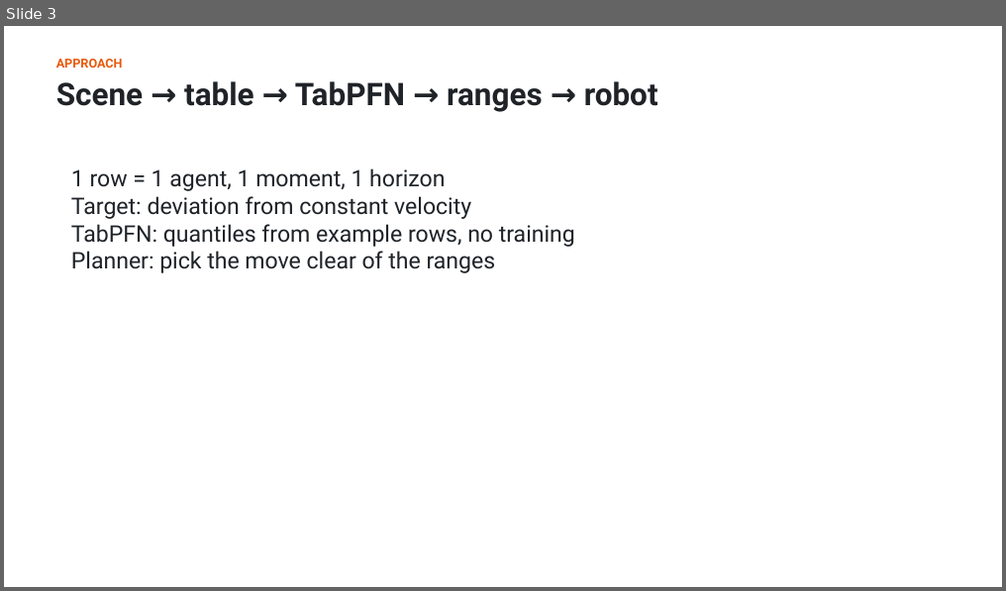
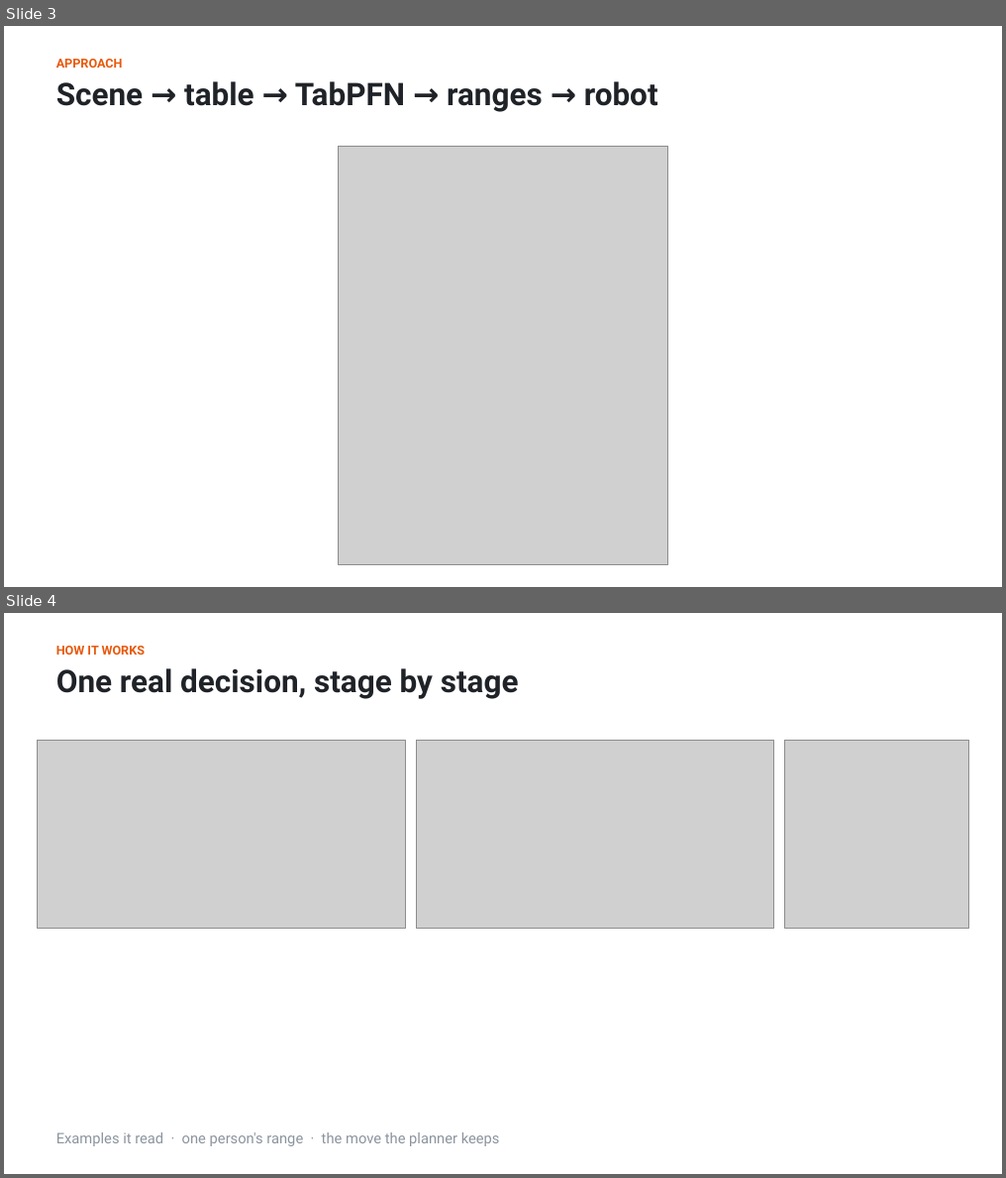
Before and after one commit to shiinalight/Foresight, a slide deck: deck/Foresight.pptx. Shown one above the other, each under a label of ours: slide 3 before the commit, slides 3 and 4 after it. The pictures are 1006x591 and 1006x1178 pixels, drawn with LibreOffice and Linux fonts; fonts in the diff are those of the drawing; grey boxes stand for pictures. Boxes give left, top, right and bottom in pixels: in the first picture for what was removed or moved away, otherwise in the second. Text is boxed around its words. In the diff, an @@ line names an element or a change of style, - is before the commit and + after.

```diff
--- a/deck/Foresight.pptx
+++ b/deck/Foresight.pptx
@@ slide 4 added at (x1=4, y1=613, x2=1002, y2=1174), background #FFFFFF @@
@@ text added at (x1=56, y1=646, x2=145, y2=655), 12 pt, text #E8590C, bold @@
+HOW IT WORKS
@@ text added at (x1=56, y1=668, x2=519, y2=699), 30 pt, text #1F2328, bold @@
+One real decision, stage by stage
@@ picture added at (x1=37, y1=741, x2=405, y2=928) @@
@@ picture added at (x1=417, y1=741, x2=773, y2=928) @@
@@ picture added at (x1=785, y1=741, x2=969, y2=928) @@
@@ text added at (x1=56, y1=1133, x2=500, y2=1147), 14 pt, text #8B949E @@
+Examples it read · one person's range · the move the planner keeps
@@ slide 3 changed as well @@
@@ text removed at (x1=71, y1=169, x2=575, y2=274) @@
-1 row = 1 agent, 1 moment, 1 horizon
-Target: deviation from constant velocity
-TabPFN: quantiles from example rows, no training
-Planner: pick the move clear of the ranges
@@ picture added at (x1=338, y1=146, x2=668, y2=565) @@
```
Also in this commit, not shown: 3 other slides changed, 8 other slides added, 12 slides removed, 3 other files.
